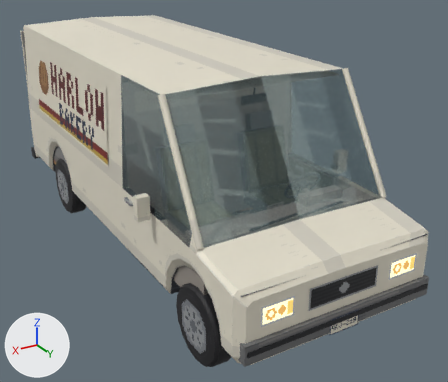
One commit to the glTF model THE_VEIL_ASSETS_V2/05_Vehicles/Delivery_Van/VEH_DeliveryVan.glb: the scene before it, then after it.
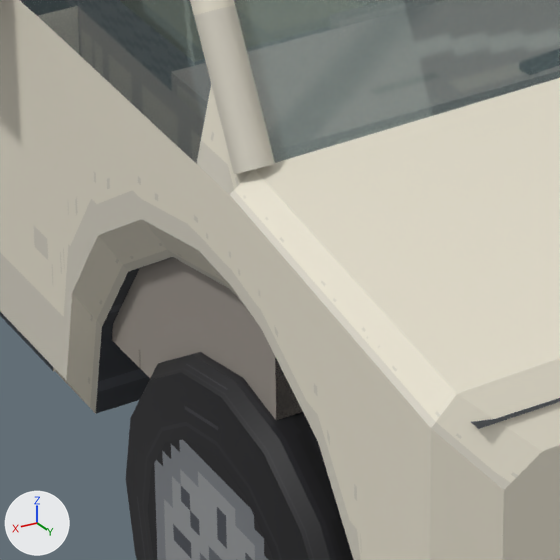
There are two pictures of each version: one whole from a 50 mm lens placed at (2.98, 5.58, 3.43), pointed at (-0.31, 0.09, 0.69), one close up on the part from 34% to 57% of the width and 57% to 84% of the height. Arrows for +X, +Y and +Z are at lower left; the lights stay in place. The older version's two pictures come first. Objects named as collision shapes, trigger or cutter boxes, shadow casters or lower levels of detail are left out. Where no turn or scale is listed for an object, it has been applied to the vertices. Vertices at exactly the same position are counted once.

The scene before the commit, as lines of its bpy script (objects in view):
```python
me_body = bpy.data.meshes.new('Body')
me_body.from_pydata(...)  # 706 vertices, 1075 faces; spans x -1.01..1.01, y -3.12..2.5, z 0.27..2.26
# faces by material slot: [1027, 44, 4]
me_body.materials.append(mat_m_veh_atlas)  # picture img_image_0
me_body.materials.append(mat_m_veh_glass)
me_body.materials.append(mat_m_veh_lights)
me_door_fr = bpy.data.meshes.new('Door_FR')
me_door_fr.from_pydata(...)  # 44 vertices, 52 faces; spans x -0.07..0.16, y -0.82..0.0, z -0.36..1.44
# faces by material slot: [50, 2]
me_door_fr.materials.append(mat_m_veh_atlas)  # picture img_image_0
me_door_fr.materials.append(mat_m_veh_glass)
me_wheel_fr = bpy.data.meshes.new('Wheel_FR')
me_wheel_fr.from_pydata(...)  # 104 vertices, 192 faces; spans x -0.11..0.11, y -0.36..0.36, z -0.36..0.36
me_wheel_fr.materials.append(mat_m_veh_atlas)  # picture img_image_0
ob_body = bpy.data.objects.new('Body', me_body)
ob_body.location = (0.0, 0.0, 0.0)
ob_door_fr = bpy.data.objects.new('Door_FR', me_door_fr)
ob_door_fr.location = (1.0, 1.22, 0.76)
ob_wheel_fr = bpy.data.objects.new('Wheel_FR', me_wheel_fr)
ob_wheel_fr.location = (0.87, 1.75, 0.36)
# also in view: 'Hood' at (0.0, 2.12, 1.08)
```
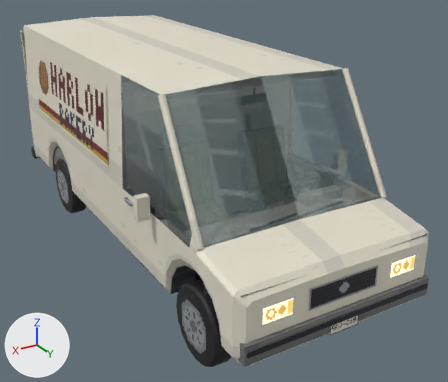
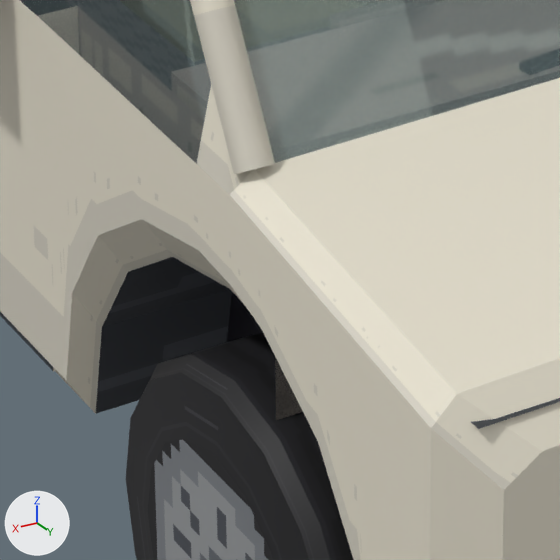
Where the change shows, as pixel boxes [x1, y1, x2, y2] in the close-ups (560 x 560 px):
part 1 of me_body, cut back (mostly hidden afterwards)
    both: [92, 19, 276, 420]

The change, as a list of edits to the scene's bpy script:
```text
Change me_body:
    used by ob_body; location = (0.0, 0.0, 0.0)
    remove me_body.from_pydata(...)  # 706 vertices, 1075 faces; spans x -1.01..1.01, y -3.12..2.5, z 0.27..2.26
    add me_body.from_pydata(...)  # 732 vertices, 1095 faces; spans x -1.01..1.01, y -3.12..2.5, z 0.27..2.26
    me_body part 1
    2 vertices are removed from x -0.93..0.93, y 1.75, z 0.55
    8 faces are deleted
    6 vertices move from x -0.93..0.93, y 1.31..1.57, z 0.55 to x -0.93..0.93, y 1.31..1.57, z 0.58..0.84
    20 vertices are added at x -0.99..0.99, y 1.27..1.85, z 0.55..1.3
    8 new vertices lie (0.23, 0.0, 0.0) away from vertices in x -0.93..0.7, y 1.27..1.85, z 0.55..0.93
    28 new faces join them, mat_m_veh_atlas (picture img_image_0)
```
